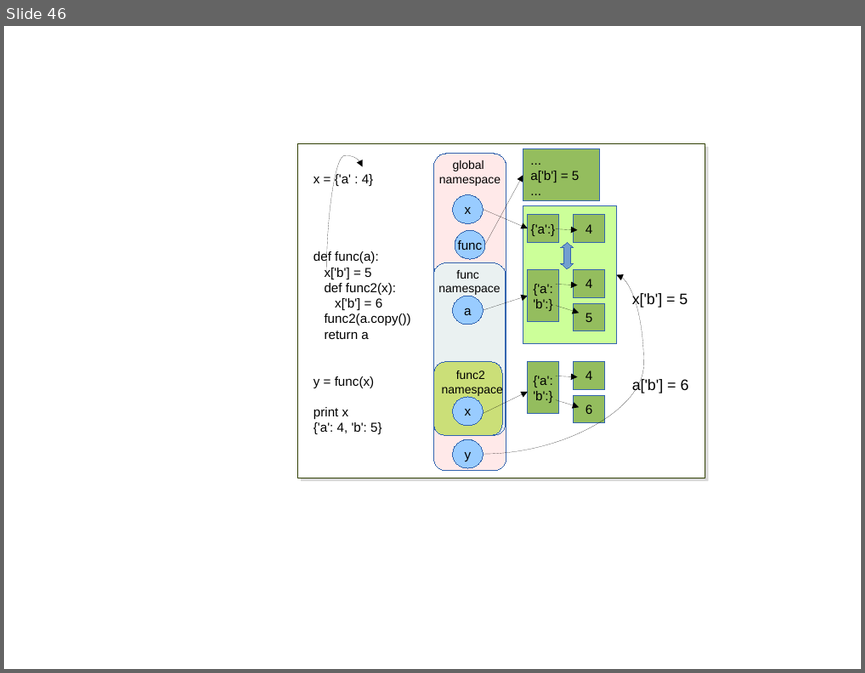
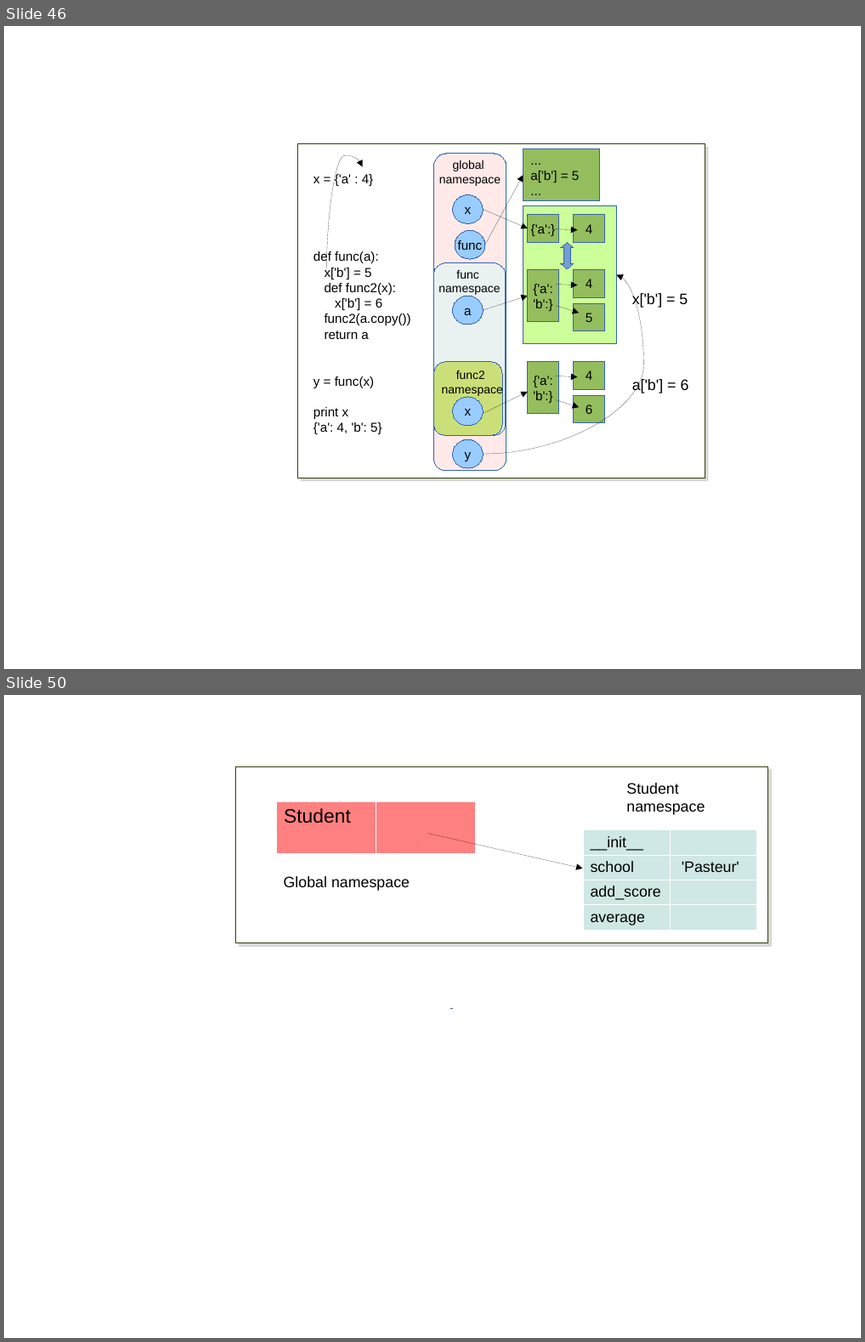
Before and after one commit to C3BI-pasteur-fr/python-course-1, a slide deck: figures.odp. Shown one above the other, each under a label of ours: slide 46 before the commit, slides 46 and 50 after it; the slides between them are not shown. The pictures are 865x673 and 865x1342 pixels, drawn with LibreOffice and Linux fonts; fonts in the diff are those of the drawing. Boxes give left, top, right and bottom in pixels: in the first picture for what was removed or moved away, otherwise in the second. Text is boxed around its words. In the diff, an @@ line names an element or a change of style, - is before the commit and + after.

Commit message:
add schema for class namespace

```diff
--- a/figures.odp
+++ b/figures.odp
@@ slide 50 added at (x1=4, y1=695, x2=861, y2=1338), background #FFFFFF @@
@@ rectangle added at (x1=236, y1=766, x2=768, y2=943), fill #FFFFFF, outline #314004 0.71 pt @@
@@ text added at (x1=626, y1=783, x2=704, y2=815), 14 pt, text #000000 @@
+Student
+namespace
@@ table added at (x1=276, y1=801, x2=475, y2=853), 1 rows, 2 columns @@
+Student | 
@@ arrow added from (428, 834) to (583, 868), #000000 0 pt @@
@@ table added at (x1=583, y1=829, x2=756, y2=929), 4 rows, 2 columns @@
+__init__ | 
+school | 'Pasteur'
+add_score | 
+average | 
@@ text added at (x1=284, y1=876, x2=409, y2=891), 14 pt, text #000000 @@
+Global namespace
@@ rectangle added at (x1=451, y1=1009, x2=453, y2=1009), fill #729FCF, outline #3465AF 0 pt @@
```
Also in this commit, not shown: 3 slides changed.
